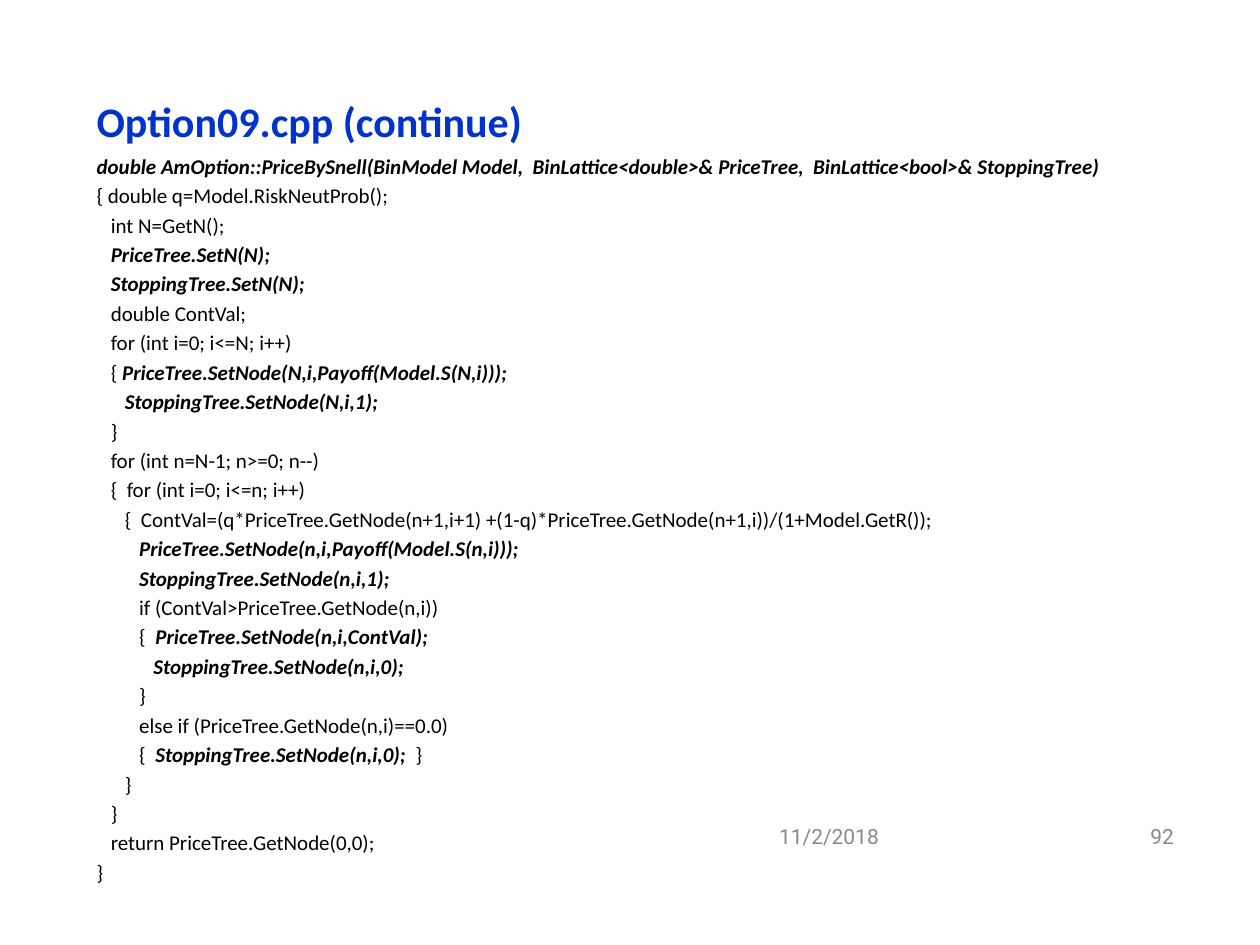
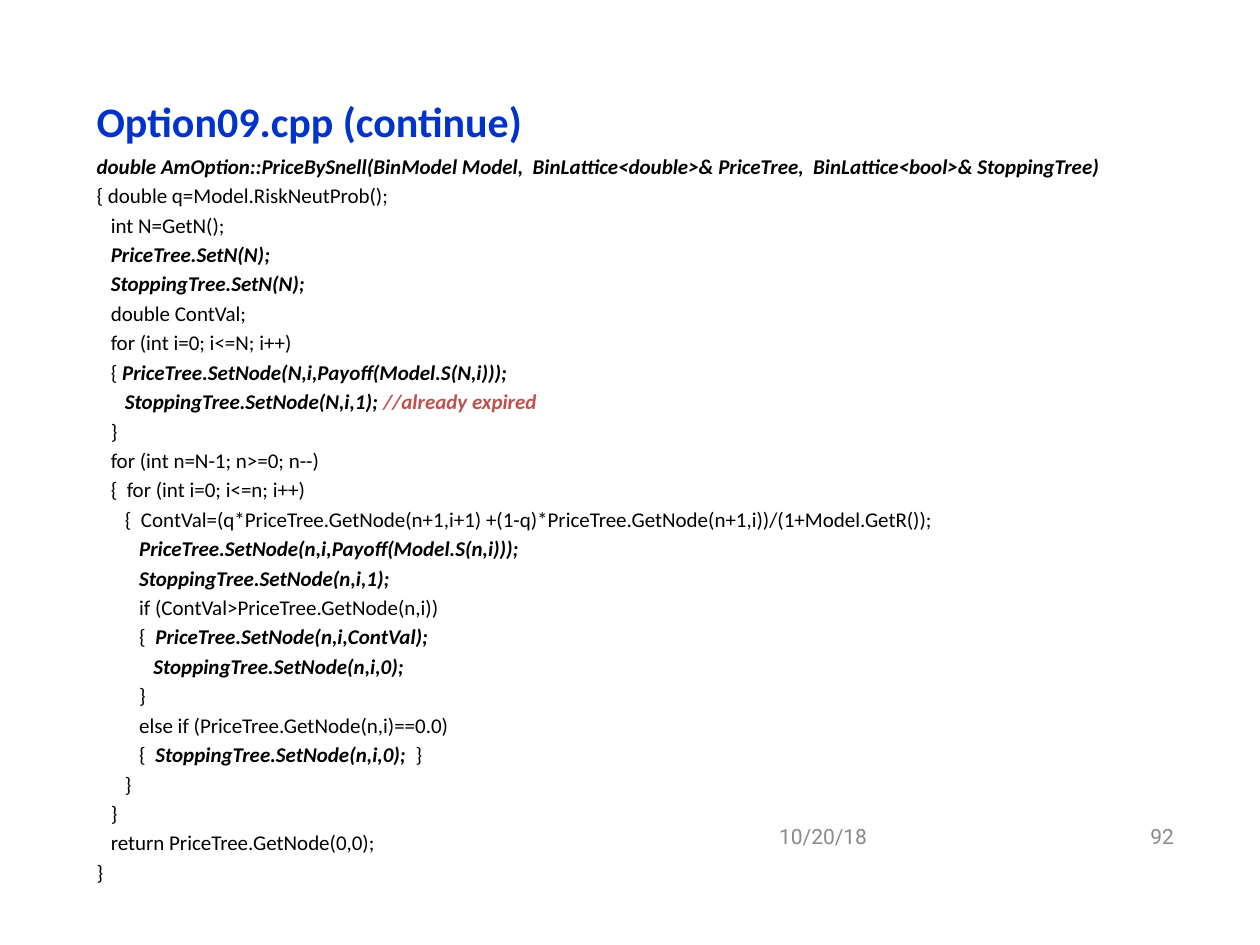
Before and after one commit to gabywang/FRE6883, a slide deck: slide 92 of Slides/Part 2-Financial Applications Using Data Structures, Templates and Design Patterns.pptx. Drawn at 1260x945 pixels with LibreOffice and Linux fonts; fonts in the diff are those of the drawing; background and template pictures are left out. Boxes give left, top, right and bottom in pixels: in the first picture for what was removed or moved away, otherwise in the second. Text is boxed around its words. In the diff, an @@ line names an element or a change of style, - is before the commit and + after.

```diff
--- a/Slides/Part 2-Financial Applications Using Data Structures, Templates and Design Patterns.pptx
+++ b/Slides/Part 2-Financial Applications Using Data Structures, Templates and Design Patterns.pptx
@@ text at (125, 393, 536, 413): text changed @@
-StoppingTree.SetNode(N,i,1);
+StoppingTree.SetNode(N,i,1); //already expired
@@ text at (779, 829, 867, 845): text changed @@
-11/2/2018
+10/20/18
```
Also in this commit, not shown: 57 other slides changed.
